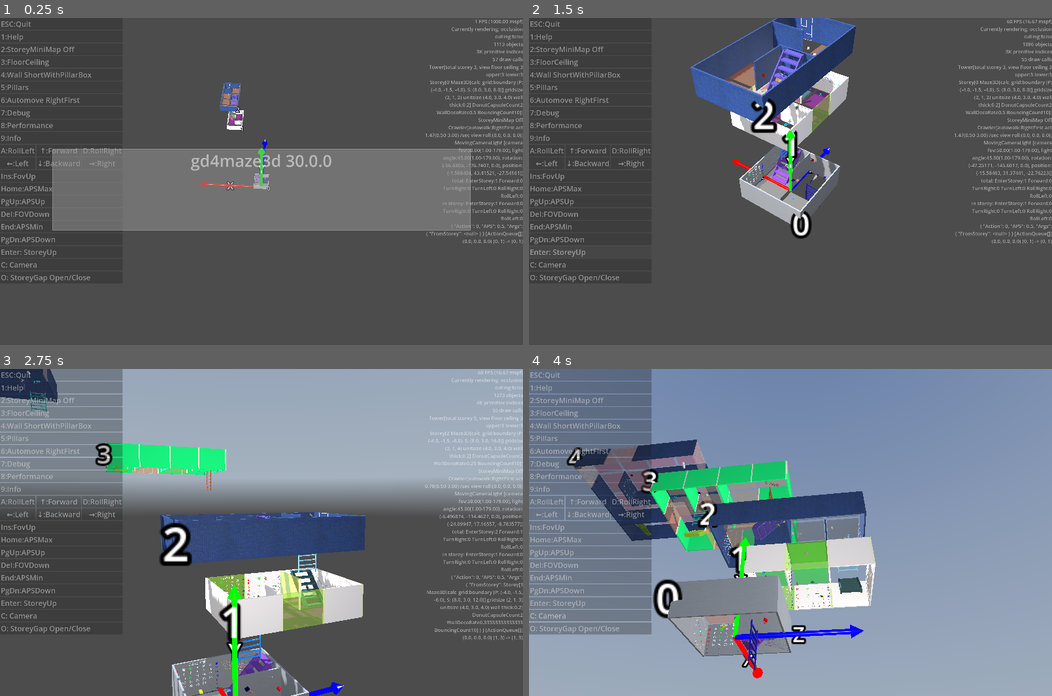
Above: before the commit, frames 1-4 (two rows, left to right).
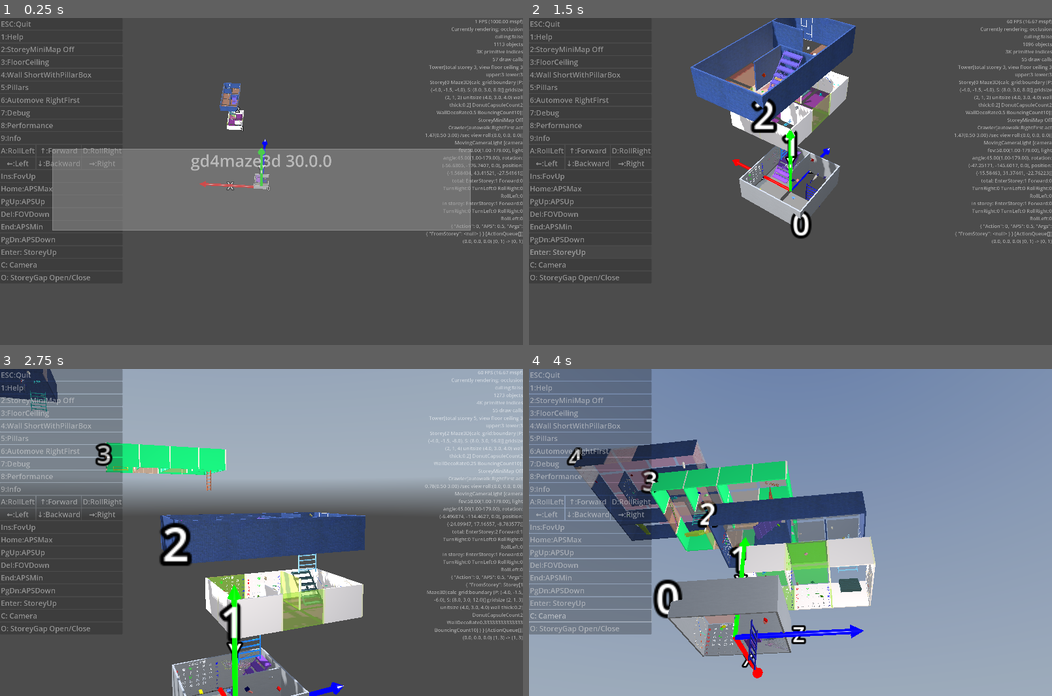
Above: after the commit, the same moments.

Repository: kasworld/gd4maze3d
Game: Godot game, scene res://main.tscn
The game is run twice, just before and just after one commit, with the same random seed, the same clock (stepped at 60 frames per second) and the same inputs. A sky picture missing from this copy of the repository is replaced by a grey-blue gradient.
Inputs (mouse positions are in pixels of both pictures, inside the frame that each line leads up to):
- Up to frame 1 (0.25 s): no input
- Up to frame 2 (1.5 s): click "Enter: StoreyUp" at 0.5 s; click "Enter: StoreyUp" at 1.25 s
- Up to frame 3 (2.75 s): tap Enter at 2 s; move the mouse to (376, 516) at 2.02 s; hold Right from 2.03 s (still down); tap Q at 2.1 s; click (376, 516) at 2.17 s
- Up to frame 4 (4 s): move the mouse to (685, 548) at 2.77 s; release Right at 2.78 s; hold Down 2.78-3.53 s; tap E at 2.85 s; move the mouse to (842, 460) at 3.52 s; hold Right from 3.53 s (still down); tap 1 at 3.6 s

The runs differ from the first frame. In frame 1, less than 0.1% of the frame differs, in the area x 44-50%, y 23-51%; in frame 2, 0.4%, in the area x 45-56%, y 9-51%; in frame 3, 0.4%; in frame 4, 0.2%.

Commit message:
update stair

Diff:
--- a/lib/named_colors.gd
+++ b/lib/named_colors.gd
@@ -5,7 +5,6 @@
 
 static func iter_color(i :int) -> Color:
 	return color_list[i%color_list.size()]
-
 
 static func filter_light_color_list(l :float= 0.5) -> Array:
 	var rtn := []
--- a/maze_3d/maze_3d.gd
+++ b/maze_3d/maze_3d.gd
@@ -110,11 +110,18 @@
 
 func add_stair(cell_posi :Vector3i, dir :Maze.Dir, co :Color) -> WireNet:
 	var wn :WireNet = preload("res://wire_net/wire_net.tscn").instantiate()
-	wn.init(
-		Vector2(calc_grid.unit_size.x*0.5, calc_grid.unit_size.z),
+	wn.init_wire_H(
+		Vector2(calc_grid.unit_size.x*0.5, calc_grid.unit_size.z*0.9),
 		Vector2i(2,6),
 		calc_grid.unit_size.y/20,
 		calc_grid.unit_size.y/5,
+		co,
+		false)
+	wn.init_wire_V(
+		Vector2(calc_grid.unit_size.x*0.5, calc_grid.unit_size.z),
+		Vector2i(2,6),
+		calc_grid.unit_size.y/30,
+		calc_grid.unit_size.y/30,
 		co,
 		false)
 	wn.position = calc_grid.posi_to_lanepos(cell_posi)
